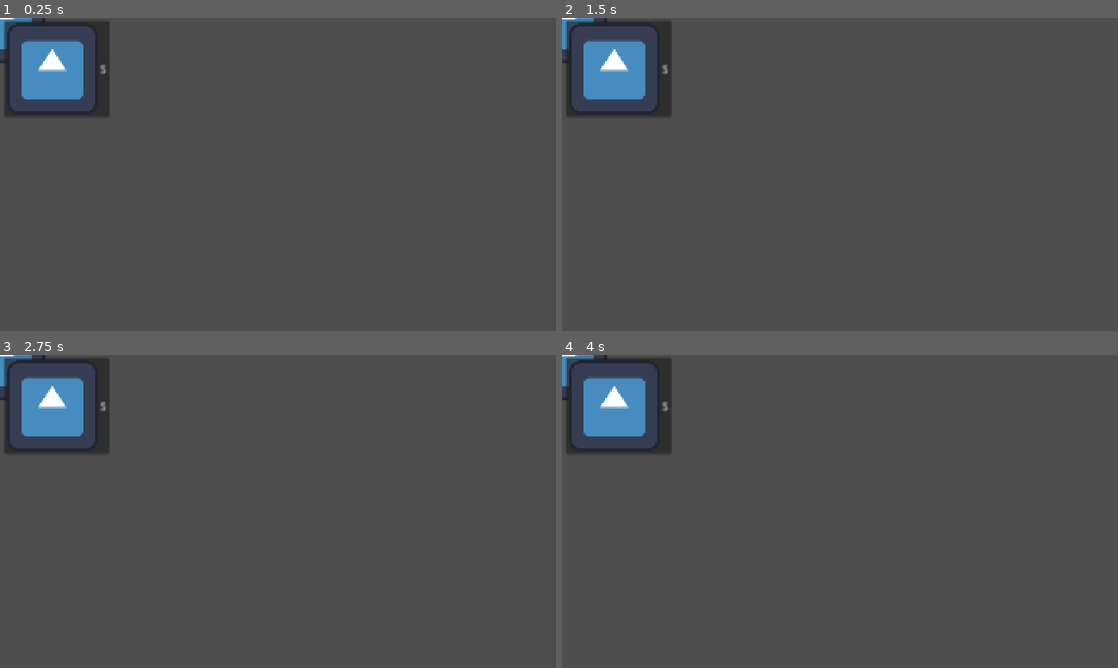
Above: before the commit, frames 1-4 (two rows, left to right).
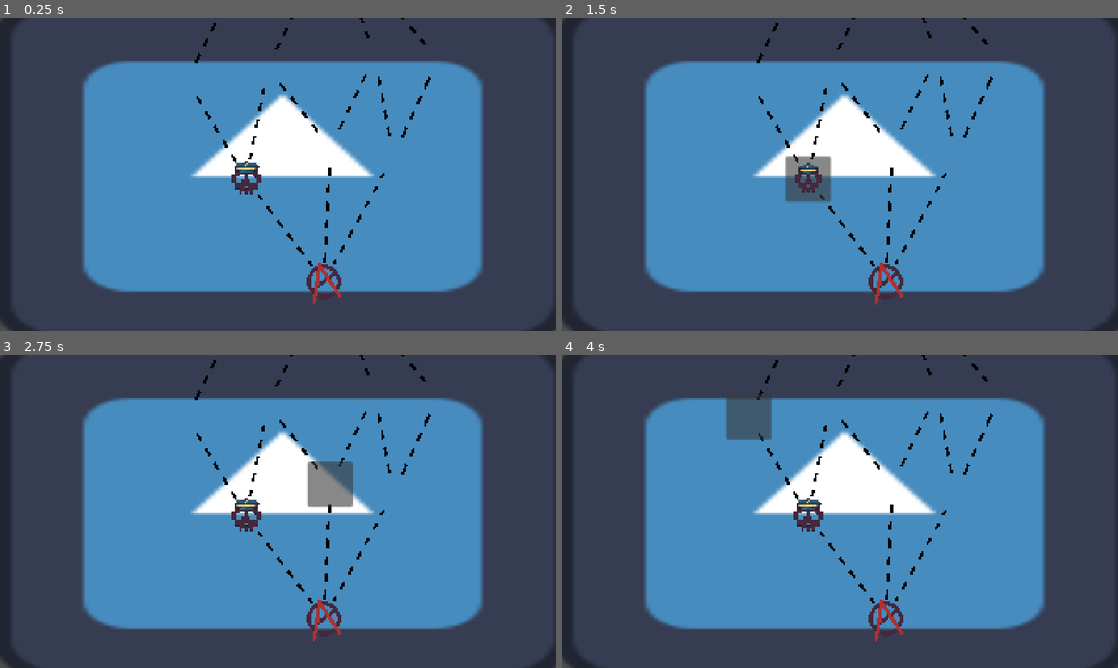
Above: after the commit, the same moments.

Repository: Winter-Aria/SouperSerious
Game: Godot game, scene res://map_screen.tscn
Two runs of this game, one before a commit and one after it. Both use one fixed random seed, a clock stepped at 60 frames per second and the inputs below. The project has no main scene, so this scene is started directly. The engine's default icon, where the game draws it, is replaced by a stand-in: a white triangle on a blue panel in a dark square.
Inputs (mouse positions are in pixels of both pictures, inside the frame that each line leads up to; where the layout moved, square brackets give the same spot in the first picture):
- Up to frame 1 (0.25 s): no input
- Up to frame 2 (1.5 s): click (884, 280) [617, 68] at 0.5 s; click (806, 177) at 1.27 s
- Up to frame 3 (2.75 s): click (328, 483) at 2.02 s
- Up to frame 4 (4 s): click (956, 492) at 2.77 s; click (751, 417) at 3.52 s

The runs differ from the first frame. In frame 1, 59% of the frame differs, in the area x 0-100%, y 0-100%; in frame 2, 59%; in frame 3, 59%; in frame 4, 59%.

Commit message:
sorted out map generation working on icons
currently have the start and enemy icons in

Diff:
--- a/souper-serious-game-jam/Scripts/MagGenerator.gd
+++ b/souper-serious-game-jam/Scripts/MagGenerator.gd
@@ -7,6 +7,7 @@
 const MAX_NODES_PER_ROW = 4
 const COLUMN_SPACING =120
 const ROW_SPACING = 150
+const MIN_NODE_DISTANCE = 90.0
 
 
 func Generate() -> Array[MapNode]:
@@ -53,24 +54,81 @@
 		]
 	return choices[randi()%choices.size()]
 
-func ConnectRows(lower: Array, upper: Array)->void:
-	for lowerNode in lower:
-		var targetCount = 1 if upper.size()==1 else randi_range(1, 2)
-		var possibleTargets = upper.duplicate()
-		possibleTargets.shuffle()
-		for i in range(min(targetCount, possibleTargets.size())):
-			lowerNode.connections.append(possibleTargets[i].id)
+func ConnectRows(lower: Array, upper: Array) -> void:
+	var sortedLower = lower.duplicate()
+	sortedLower.sort_custom(func(a, b): return a.gridPos.x < b.gridPos.x)
+
+	var sortedUpper = upper.duplicate()
+	sortedUpper.sort_custom(func(a, b): return a.gridPos.x < b.gridPos.x)
+
+	var connectedUpper = {}
+	var lastIndex = 0
+
+	for i in range(sortedLower.size()):
+		var lowerNode = sortedLower[i]
+
+
+		var primaryIndex = clampi(lastIndex, 0, sortedUpper.size() - 1)
+		var primaryTarget = sortedUpper[primaryIndex]
+		lowerNode.connections.append(primaryTarget.id)
+		connectedUpper[primaryTarget.id] = true
+
+
+		var branched = false
+		if randf() < 0.3 and primaryIndex + 1 < sortedUpper.size():
+			var secondTarget = sortedUpper[primaryIndex + 1]
+			lowerNode.connections.append(secondTarget.id)
+			connectedUpper[secondTarget.id] = true
+			branched = true
+		if branched:
+			lastIndex = primaryIndex + 1
+		else:
+			var remainingLower = sortedLower.size() - (i + 1)
+			var remainingUpper = sortedUpper.size() - (primaryIndex + 1)
+			if remainingLower > 0 and remainingUpper > 0 and randf() < 0.6:
+				lastIndex = primaryIndex + 1
+
+	for upperNode in sortedUpper:
+		if not connectedUpper.has(upperNode.id):
+			var closestLower = sortedLower[0]
+			var bestDist = abs(closestLower.gridPos.x - upperNode.gridPos.x)
+			for lowerNode in sortedLower:
+				var dist = abs(lowerNode.gridPos.x - upperNode.gridPos.x)
+				if dist < bestDist:
+					bestDist = dist
+					closestLower = lowerNode
+			closestLower.connections.append(upperNode.id)
 
 func CalculateScreenPositions(rows: Array) -> void:
+	var drift = 0.0
+
 	for row_i in range(rows.size()):
 		var rowNodes = rows[row_i]
 		var rowWidth = (rowNodes.size() - 1) * COLUMN_SPACING
-		var startX = -rowWidth / 2.0
+		var startX = -rowWidth / 2.0 + drift
 
 		for col_i in range(rowNodes.size()):
 			var node: MapNode = rowNodes[col_i]
 			var x = startX + col_i * COLUMN_SPACING
 			var y = -row_i * ROW_SPACING
-			x += randf_range(-15, 15)
-			y += randf_range(-10, 10)
+
+			x += randf_range(-40, 40)
+			y += randf_range(-30, 30)
+
 			node.screenPos = Vector2(x, y)
+		drift += randf_range(-60, 60)
+		drift = clamp(drift, -150, 150)
+		drift *= 0.7
+		ResolveOverlaps(rowNodes)
+
+func ResolveOverlaps(rowNodes: Array) -> void:
+	rowNodes.sort_custom(func(a, b): return a.screenPos.x < b.screenPos.x)
+
+	for i in range(1, rowNodes.size()):
+		var prev: MapNode = rowNodes[i - 1]
+		var current: MapNode = rowNodes[i]
+		var dist = current.screenPos.distance_to(prev.screenPos)
+
+		if dist < MIN_NODE_DISTANCE:
+			var pushAmount = MIN_NODE_DISTANCE - dist
+			current.screenPos.x += pushAmount
--- a/souper-serious-game-jam/Scripts/map_node_button.gd
+++ b/souper-serious-game-jam/Scripts/map_node_button.gd
@@ -1,26 +1,23 @@
 extends Button
 
 var mapNode: MapNode
+const ICONS = {
 
-func setup(nodeData:MapNode)-> void:
+	MapNode.NodeType.COMBAT: preload("res://Art/MapIcon/CombatIcon.png"),
+	MapNode.NodeType.START: preload("res://Art/MapIcon/StartIcon.png"),
+
+}
+
+
+func setup(nodeData: MapNode) -> void:
 	mapNode = nodeData
-	text = labelForNodeType(nodeData.type)
+	custom_minimum_size = Vector2(64, 64)
+	text = ""
+	icon = ICONS.get(nodeData.type)
+	expand_icon = true
 	position = nodeData.screenPos
 	pressed.connect(OnPressed)
 
-func labelForNodeType(type: MapNode.NodeType) -> String:
-	match type:
-		MapNode.NodeType.START:
-			return "S"
-		MapNode.NodeType.COMBAT:
-			return "C"
-		MapNode.NodeType.WHEEL:
-			return "W"
-		MapNode.NodeType.GLOBAL_RULE:
-			return "G"
-		MapNode.NodeType.BOSS:
-			return "B"
-		_:
-			return "?"
+
 func OnPressed()-> void:
 	print("Clicked node: " , mapNode.id)
--- a/souper-serious-game-jam/Scripts/map_screen.gd
+++ b/souper-serious-game-jam/Scripts/map_screen.gd
@@ -6,6 +6,7 @@
 	var generator = MapGenerator.new()
 	mapNodes = generator.Generate()
 	print("Generated ", mapNodes.size(), " Nodes")
+	$PathLines.Setup(mapNodes)
 	for node in mapNodes:
 		SpawnNodeButton(node)
 
--- a/souper-serious-game-jam/map_node_button.tscn
+++ b/souper-serious-game-jam/map_node_button.tscn
@@ -3,8 +3,12 @@
 [ext_resource type="Texture2D" uid="uid://cgvyh40mydgh2" path="res://icon.svg" id="1_lwtow"]
 [ext_resource type="Script" uid="uid://cwukkrfifrh3x" path="res://Scripts/map_node_button.gd" id="2_edx8w"]
 
+[sub_resource type="StyleBoxEmpty" id="StyleBoxEmpty_edx8w"]
+
 [node name="MapNodeButton" type="Button" unique_id=485486876]
+texture_filter = 1
 custom_minimum_size = Vector2(64, 64)
+custom_maximum_size = Vector2(64, 64)
 anchors_preset = 8
 anchor_left = 0.5
 anchor_top = 0.5
@@ -16,5 +20,7 @@
 offset_bottom = -12.0
 grow_horizontal = 2
 grow_vertical = 2
+theme_override_styles/normal = SubResource("StyleBoxEmpty_edx8w")
 icon = ExtResource("1_lwtow")
+expand_icon = true
 script = ExtResource("2_edx8w")
--- a/souper-serious-game-jam/map_screen.tscn
+++ b/souper-serious-game-jam/map_screen.tscn
@@ -3,17 +3,22 @@
 [ext_resource type="Script" uid="uid://gjmwm8n1nvex" path="res://Scripts/map_screen.gd" id="1_tkw7f"]
 [ext_resource type="Texture2D" uid="uid://cgvyh40mydgh2" path="res://icon.svg" id="1_tmbxf"]
 [ext_resource type="PackedScene" uid="uid://cymt85imc0mp0" path="res://map_node_button.tscn" id="2_wcttb"]
+[ext_resource type="Script" uid="uid://bg3utsm30q026" path="res://path_lines.gd" id="4_vmmbu"]
 
 [node name="MapScreen" type="Node2D" unique_id=7276114]
 script = ExtResource("1_tkw7f")
 MapButton = ExtResource("2_wcttb")
 
 [node name="Background" type="Sprite2D" parent="." unique_id=931885819]
-scale = Vector2(2.4393706, 2.441481)
+position = Vector2(976, 528)
+scale = Vector2(15.625, 9.437501)
 texture = ExtResource("1_tmbxf")
 
 [node name="PathLines" type="Node2D" parent="." unique_id=952606393]
+position = Vector2(960, 800)
 scale = Vector2(2.4393706, 2.441481)
+script = ExtResource("4_vmmbu")
 
 [node name="NodeContainer" type="Node2D" parent="." unique_id=1999119485]
+position = Vector2(960, 800)
 scale = Vector2(2.4393706, 2.441481)
--- /dev/null
+++ b/souper-serious-game-jam/path_lines.gd
@@ -0,0 +1,29 @@
+extends Node2D
+
+var mapNodes: Array[MapNode] = []
+const NODE_VISUAL_OFFSET = Vector2(32, 32)
+const LINE_END_MARGIN = 28.0
+
+func Setup(nodes: Array[MapNode]) -> void:
+	mapNodes = nodes
+	queue_redraw()
+
+
+
+func _draw() -> void:
+	for node in mapNodes:
+		for connId in node.connections:
+			var target = FindNodeById(connId)
+			if target:
+				var from = node.screenPos + NODE_VISUAL_OFFSET
+				var to = target.screenPos + NODE_VISUAL_OFFSET
+				var direction = (to - from).normalized()
+				var adjustedFrom = from + direction * LINE_END_MARGIN
+				var adjustedTo = to - direction * LINE_END_MARGIN
+				draw_dashed_line(adjustedFrom, adjustedTo, Color.BLACK, 4.0, 12.0)
+
+func FindNodeById(id: String) -> MapNode:
+	for node in mapNodes:
+		if node.id == id:
+			return node
+	return null
Binary file added: souper-serious-game-jam/Art/MapIcon/CombatIcon.aseprite
Binary file added: souper-serious-game-jam/Art/MapIcon/CombatIcon.png
Not shown, added: souper-serious-game-jam/Art/MapIcon/CombatIcon.png.import
Binary file added: souper-serious-game-jam/Art/MapIcon/StartIcon.aseprite
Binary file added: souper-serious-game-jam/Art/MapIcon/StartIcon.png
Not shown, added: souper-serious-game-jam/Art/MapIcon/StartIcon.png.import
Not shown, added: souper-serious-game-jam/path_lines.gd.uid
